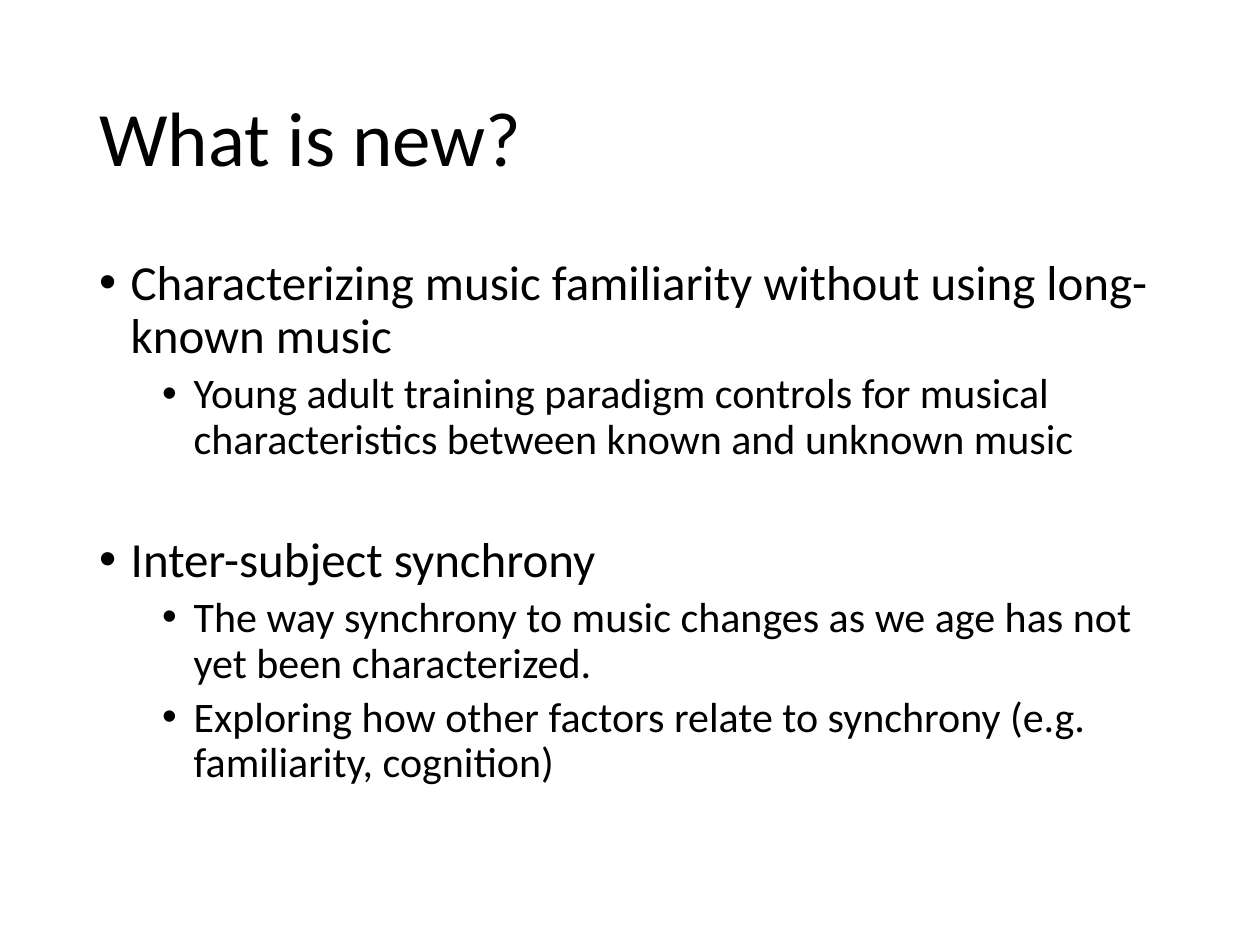
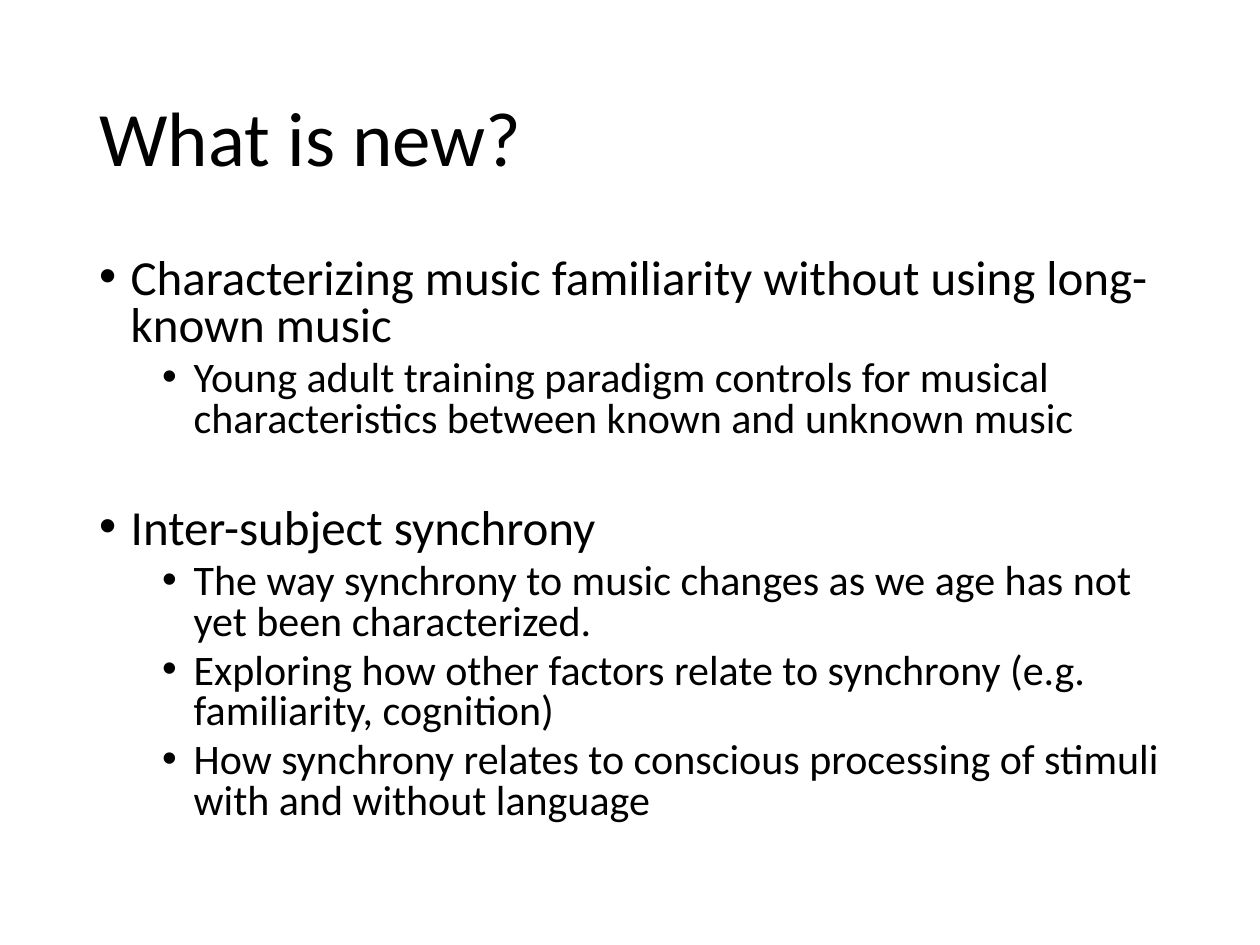
Before and after one commit to asternin/PhDProject, a slide deck: slide 3 of Meetings/2019.06.04-CommitteeMeeting.pptx. Drawn at 1260x945 pixels with LibreOffice and Linux fonts; fonts in the diff are those of the drawing. Boxes give left, top, right and bottom in pixels: in the first picture for what was removed or moved away, otherwise in the second. Text is boxed around its words. In the diff, an @@ line names an element or a change of style, - is before the commit and + after.

```diff
--- a/Meetings/2019.06.04-CommitteeMeeting.pptx
+++ b/Meetings/2019.06.04-CommitteeMeeting.pptx
@@ text at bbox=[131, 261, 1147, 733]: line spacing 0.9 to 0.8 @@
@@ text at bbox=[194, 744, 1158, 823]: paragraph added @@
+  • How synchrony relates to conscious processing of stimuli with and without language
```
Also in this commit, not shown: 9 other slides changed, 1 slide added, 5 other files.
